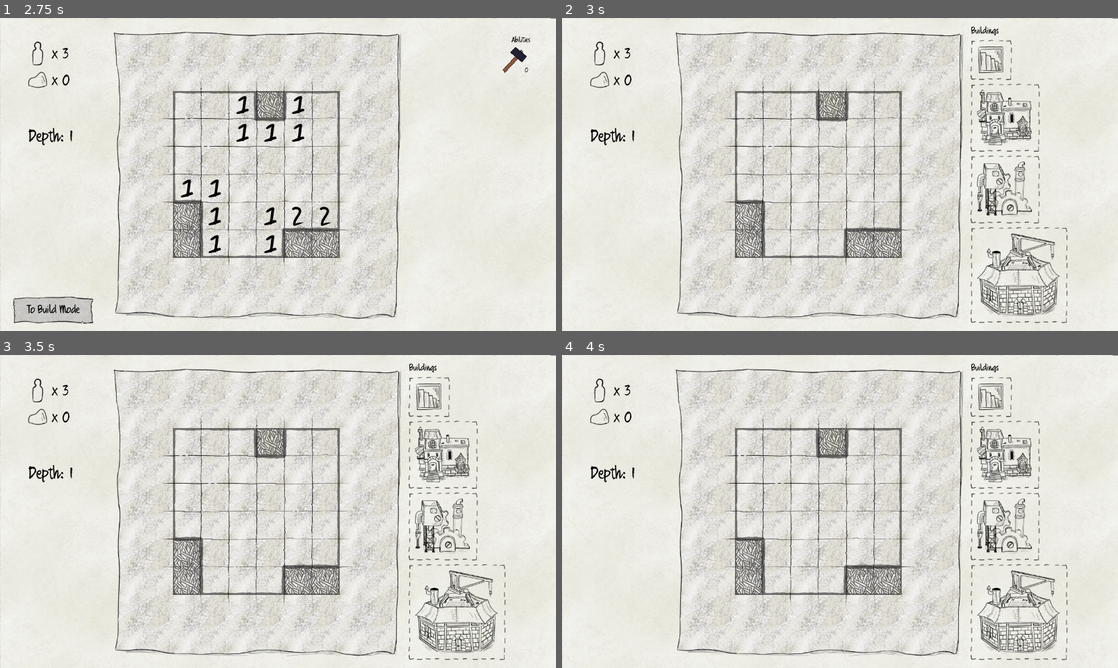
Above: before the commit, frames 1-4 (two rows, left to right).
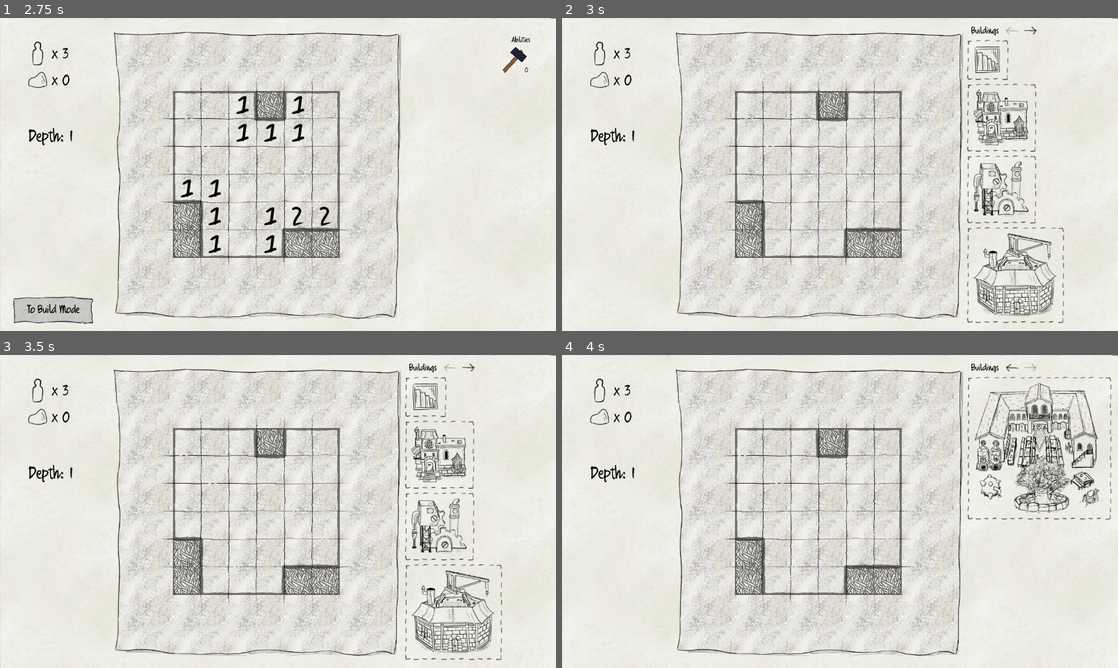
Above: after the commit, the same moments.

Repository: e-lain/MinesweeperDwarves
Game: Godot game, scene res://Main.tscn
The game is run twice, just before and just after one commit, with the same random seed, the same clock (stepped at 60 frames per second) and the same inputs.
Inputs (mouse positions are in pixels of both pictures, inside the frame that each line leads up to):
- Up to frame 1 (2.75 s): move the mouse to (400, 158) at 0.52 s; press the mouse at (400, 158) at 0.53 s; move the mouse to (166, 190) at 1.27 s; release the mouse at (166, 190) at 1.28 s; right-click (166, 190) at 1.35 s; click (166, 190) at 1.42 s; move the mouse to (333, 105) at 2.02 s; press the mouse at (333, 105) at 2.03 s
- Up to frame 2 (3 s): release the mouse at (895, 105) at 2.75 s; click "To Build Mode" at 2.75 s
- Up to frame 3 (3.5 s): no input
- Up to frame 4 (4 s): click (1029, 367) at 3.52 s

Frame 1 is identical in both runs. In frame 2, 4.5% of the frame differs, in the area x 72-91%, y 2-98%; in frame 3, 4.5%; in frame 4, 6.7%, in the area x 72-99%, y 2-98%.

Commit message:
Add wonder UI Art

Diff:
--- a/BuildingData.gd
+++ b/BuildingData.gd
@@ -52,6 +52,6 @@
 		"stone_cost": 100,
 		"population_cost": 5,
 		"size": 5,
-		"icon_path": "res://Assets/Buildings/EngineerWorkshopBuildingDownscale.png"
+		"icon_path": "res://Assets/UI/WonderUIIcon.png"
 	},
 }
--- a/Buildings/Wonder.tscn
+++ b/Buildings/Wonder.tscn
@@ -1,8 +1,8 @@
-[gd_scene load_steps=5 format=3 uid="uid://c740iaqqf4l83"]
+[gd_scene load_steps=5 format=3 uid="uid://dgwc4s7ekoxu1"]
 
 [ext_resource type="Script" path="res://Buildings/Workshop.gd" id="1_qxlbc"]
 [ext_resource type="Material" uid="uid://nqpwbe45b8cn" path="res://Shaders/InvalidBuildingPlacement.tres" id="2_qwi8n"]
-[ext_resource type="Texture2D" uid="uid://b8udsrx8dm05v" path="res://Assets/Buildings/EngineerWorkshopBuildingDownscale.png" id="3_yqel8"]
+[ext_resource type="Texture2D" uid="uid://te50q3hpxrqb" path="res://Assets/Buildings/WonderFlattenedDownscaled.png" id="3_jsqjm"]
 
 [sub_resource type="RectangleShape2D" id="RectangleShape2D_ynpqt"]
 size = Vector2(306, 304)
@@ -12,8 +12,7 @@
 
 [node name="Sprite2D" type="Sprite2D" parent="."]
 material = ExtResource("2_qwi8n")
-scale = Vector2(1.66667, 1.66667)
-texture = ExtResource("3_yqel8")
+texture = ExtResource("3_jsqjm")
 centered = false
 
 [node name="Area2D" type="Area2D" parent="."]
--- a/Main.gd
+++ b/Main.gd
@@ -6,6 +6,12 @@
 @onready var mine_hit_popup = $CanvasLayer/MineHitPopup
 @onready var greyout = $CanvasLayer/ColorRect
 @onready var enter_build_mode_button = $CanvasLayer/UI/EndLevelBtn
+
+@onready var page_one = $CanvasLayer/BuildMenu/Page1
+@onready var page_two = $CanvasLayer/BuildMenu/Page2
+@onready var page_up = $CanvasLayer/BuildMenu/PageUpButton
+@onready var page_down = $CanvasLayer/BuildMenu/PageDownButton
+
 
 
 var Board = preload("res://board.tscn")
@@ -99,3 +105,16 @@
 	greyout.visible = false
 	boards[boards.size() - 1].queue_free()
 	generate_board(depth)
+
+
+func _on_page_up_button_pressed():
+	page_one.show()
+	page_down.disabled = false
+	page_two.hide()
+	page_up.disabled = true
+
+func _on_page_down_button_pressed():
+	page_one.hide()
+	page_down.disabled = true
+	page_two.show()
+	page_up.disabled = false
--- a/Main.tscn
+++ b/Main.tscn
@@ -12,7 +12,9 @@
 [ext_resource type="PackedScene" uid="uid://doi658hn04jhv" path="res://UI/popup.tscn" id="7_703se"]
 [ext_resource type="Script" path="res://AbilityMenu.gd" id="9_3lmso"]
 [ext_resource type="PackedScene" uid="uid://cp25vmlk0k3ck" path="res://Abilities/AbilityDestroy.tscn" id="10_bm3kx"]
+[ext_resource type="Texture2D" uid="uid://7an4owy3gbe2" path="res://Assets/UI/ArrowUp.png" id="11_gm014"]
 [ext_resource type="PackedScene" uid="uid://cbn0lpatmkt08" path="res://UI/MineHitPopup.tscn" id="12_4reet"]
+[ext_resource type="Texture2D" uid="uid://cugy8vitkf3fg" path="res://Assets/UI/ArrowDown.png" id="12_hutn7"]
 
 [sub_resource type="StyleBoxTexture" id="StyleBoxTexture_p42ak"]
 texture = ExtResource("6_nia6k")
@@ -32,6 +34,10 @@
 axis_stretch_horizontal = 2
 axis_stretch_vertical = 2
 modulate_color = Color(0.721569, 0.721569, 0.721569, 1)
+
+[sub_resource type="StyleBoxEmpty" id="StyleBoxEmpty_cckrc"]
+
+[sub_resource type="StyleBoxEmpty" id="StyleBoxEmpty_bthxj"]
 
 [node name="Main" type="Node2D"]
 script = ExtResource("1_t2km6")
@@ -134,35 +140,52 @@
 theme = ExtResource("2_b2qml")
 script = ExtResource("4_4yfy1")
 
-[node name="VBoxContainer" type="VBoxContainer" parent="CanvasLayer/BuildMenu"]
+[node name="Page1" type="VBoxContainer" parent="CanvasLayer/BuildMenu"]
 layout_mode = 1
 anchors_preset = -1
-anchor_left = 0.810156
+anchor_left = 0.803906
 anchor_top = 0.0652778
-anchor_right = 0.810156
+anchor_right = 0.803906
 anchor_bottom = 0.345833
 offset_left = -97.0
 offset_bottom = 299.0
 metadata/_edit_use_anchors_ = true
 
-[node name="Staircase" parent="CanvasLayer/BuildMenu/VBoxContainer" node_paths=PackedStringArray("info_popup") instance=ExtResource("3_22qjw")]
+[node name="Staircase" parent="CanvasLayer/BuildMenu/Page1" node_paths=PackedStringArray("info_popup") instance=ExtResource("3_22qjw")]
 layout_mode = 2
 info_popup = NodePath("../../StaircasePopup")
 type = 2
 
-[node name="House" parent="CanvasLayer/BuildMenu/VBoxContainer" node_paths=PackedStringArray("info_popup") instance=ExtResource("3_22qjw")]
+[node name="House" parent="CanvasLayer/BuildMenu/Page1" node_paths=PackedStringArray("info_popup") instance=ExtResource("3_22qjw")]
 layout_mode = 2
 info_popup = NodePath("../../HousePopup")
 
-[node name="Quarry" parent="CanvasLayer/BuildMenu/VBoxContainer" node_paths=PackedStringArray("info_popup") instance=ExtResource("3_22qjw")]
+[node name="Quarry" parent="CanvasLayer/BuildMenu/Page1" node_paths=PackedStringArray("info_popup") instance=ExtResource("3_22qjw")]
 layout_mode = 2
 info_popup = NodePath("../../QuarryPopup")
 type = 1
 
-[node name="Workshop" parent="CanvasLayer/BuildMenu/VBoxContainer" node_paths=PackedStringArray("info_popup") instance=ExtResource("3_22qjw")]
+[node name="Workshop" parent="CanvasLayer/BuildMenu/Page1" node_paths=PackedStringArray("info_popup") instance=ExtResource("3_22qjw")]
 layout_mode = 2
 info_popup = NodePath("../../WorkshopPopup")
 type = 3
+
+[node name="Page2" type="VBoxContainer" parent="CanvasLayer/BuildMenu"]
+visible = false
+layout_mode = 1
+anchors_preset = -1
+anchor_left = 0.804688
+anchor_top = 0.0652778
+anchor_right = 0.804688
+anchor_bottom = 0.345833
+offset_left = -97.0
+offset_bottom = 299.0
+metadata/_edit_use_anchors_ = true
+
+[node name="Wonder" parent="CanvasLayer/BuildMenu/Page2" node_paths=PackedStringArray("info_popup") instance=ExtResource("3_22qjw")]
+layout_mode = 2
+info_popup = NodePath("../../StaircasePopup")
+type = 4
 
 [node name="Label" type="Label" parent="CanvasLayer/BuildMenu"]
 layout_mode = 0
@@ -217,6 +240,43 @@
 offset_top = 492.0
 offset_right = 936.0
 offset_bottom = 592.0
+
+[node name="PageUpButton" type="Button" parent="CanvasLayer/BuildMenu"]
+layout_mode = 0
+offset_left = 1022.0
+offset_top = 38.0
+offset_right = 1039.0
+offset_bottom = 68.0
+rotation = -1.60875
+theme_override_colors/icon_pressed_color = Color(0, 0, 0, 0.764706)
+theme_override_colors/icon_hover_color = Color(0, 0, 0, 0.764706)
+theme_override_colors/icon_hover_pressed_color = Color(0, 0, 0, 0.764706)
+theme_override_colors/icon_disabled_color = Color(0, 0, 0, 0.372549)
+theme_override_styles/normal = SubResource("StyleBoxEmpty_cckrc")
+theme_override_styles/hover = SubResource("StyleBoxEmpty_cckrc")
+theme_override_styles/pressed = SubResource("StyleBoxEmpty_cckrc")
+theme_override_styles/disabled = SubResource("StyleBoxEmpty_cckrc")
+theme_override_styles/focus = SubResource("StyleBoxEmpty_cckrc")
+disabled = true
+icon = ExtResource("11_gm014")
+
+[node name="PageDownButton" type="Button" parent="CanvasLayer/BuildMenu"]
+layout_mode = 0
+offset_left = 1062.0
+offset_top = 35.0
+offset_right = 1079.0
+offset_bottom = 65.0
+rotation = 4.83077
+theme_override_colors/icon_pressed_color = Color(0, 0, 0, 0.764706)
+theme_override_colors/icon_hover_color = Color(0, 0, 0, 0.764706)
+theme_override_colors/icon_hover_pressed_color = Color(0, 0, 0, 0.764706)
+theme_override_colors/icon_disabled_color = Color(0, 0, 0, 0.384314)
+theme_override_styles/normal = SubResource("StyleBoxEmpty_bthxj")
+theme_override_styles/hover = SubResource("StyleBoxEmpty_bthxj")
+theme_override_styles/pressed = SubResource("StyleBoxEmpty_bthxj")
+theme_override_styles/disabled = SubResource("StyleBoxEmpty_bthxj")
+theme_override_styles/focus = SubResource("StyleBoxEmpty_bthxj")
+icon = ExtResource("12_hutn7")
 
 [node name="AbilityMenu" type="Control" parent="CanvasLayer"]
 layout_mode = 3
@@ -281,10 +341,13 @@
 offset_bottom = 84.1503
 
 [connection signal="pressed" from="CanvasLayer/UI/EndLevelBtn" to="." method="_on_end_level_btn_pressed"]
-[connection signal="build" from="CanvasLayer/BuildMenu/VBoxContainer/Staircase" to="." method="build"]
-[connection signal="build" from="CanvasLayer/BuildMenu/VBoxContainer/House" to="." method="build"]
-[connection signal="build" from="CanvasLayer/BuildMenu/VBoxContainer/Quarry" to="." method="build"]
-[connection signal="build" from="CanvasLayer/BuildMenu/VBoxContainer/Workshop" to="." method="build"]
+[connection signal="build" from="CanvasLayer/BuildMenu/Page1/Staircase" to="." method="build"]
+[connection signal="build" from="CanvasLayer/BuildMenu/Page1/House" to="." method="build"]
+[connection signal="build" from="CanvasLayer/BuildMenu/Page1/Quarry" to="." method="build"]
+[connection signal="build" from="CanvasLayer/BuildMenu/Page1/Workshop" to="." method="build"]
+[connection signal="build" from="CanvasLayer/BuildMenu/Page2/Wonder" to="." method="build"]
+[connection signal="pressed" from="CanvasLayer/BuildMenu/PageUpButton" to="." method="_on_page_up_button_pressed"]
+[connection signal="pressed" from="CanvasLayer/BuildMenu/PageDownButton" to="." method="_on_page_down_button_pressed"]
 [connection signal="pressed" from="CanvasLayer/MineHitPopup/Button" to="." method="_on_mine_hit_restart_level_pressed"]
 
 [editable path="CanvasLayer/MineHitPopup"]
Binary file added: Assets/Buildings/WonderFlattenedDownscaled.png
Not shown, added: Assets/Buildings/WonderFlattenedDownscaled.png.import
Binary file added: Assets/UI/ArrowDown.png
Not shown, added: Assets/UI/ArrowDown.png.import
Binary file added: Assets/UI/ArrowUp.png
Not shown, added: Assets/UI/ArrowUp.png.import
Binary file added: Assets/UI/WonderUIIcon.png
Not shown, added: Assets/UI/WonderUIIcon.png.import
Not shown: 1 places in Main.tscn that only renumber resources
